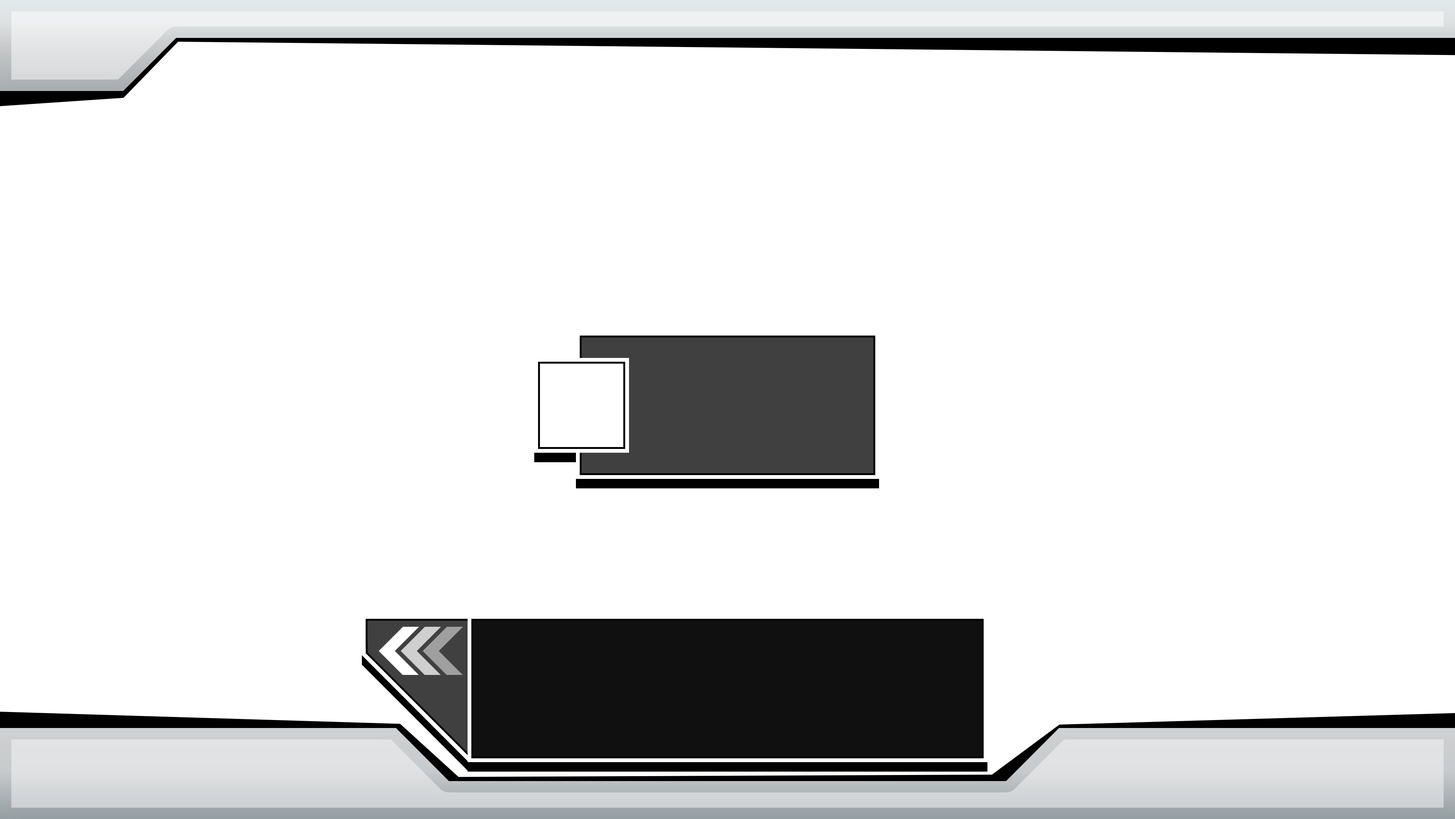
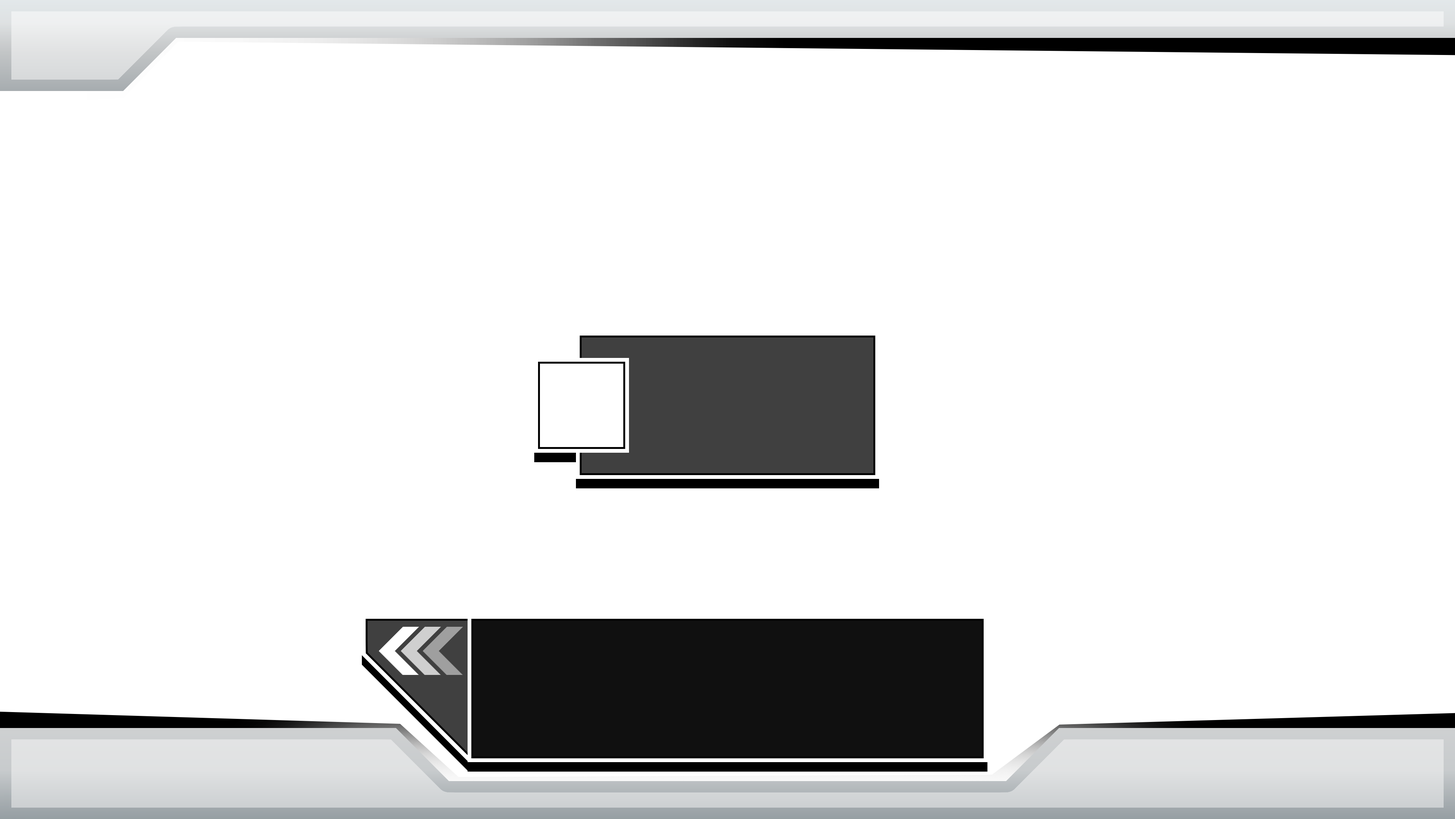
Layers edited between the first and the second 1455×819 image:
painted on "UI-DEC_Dialogue-Top-Bar-Backing" over (x1=0, y1=37, x2=777, y2=107)
painted on "UI-DEC_Dialogue-Bottom-Bar-Backing" over (x1=241, y1=719, x2=1192, y2=781)
